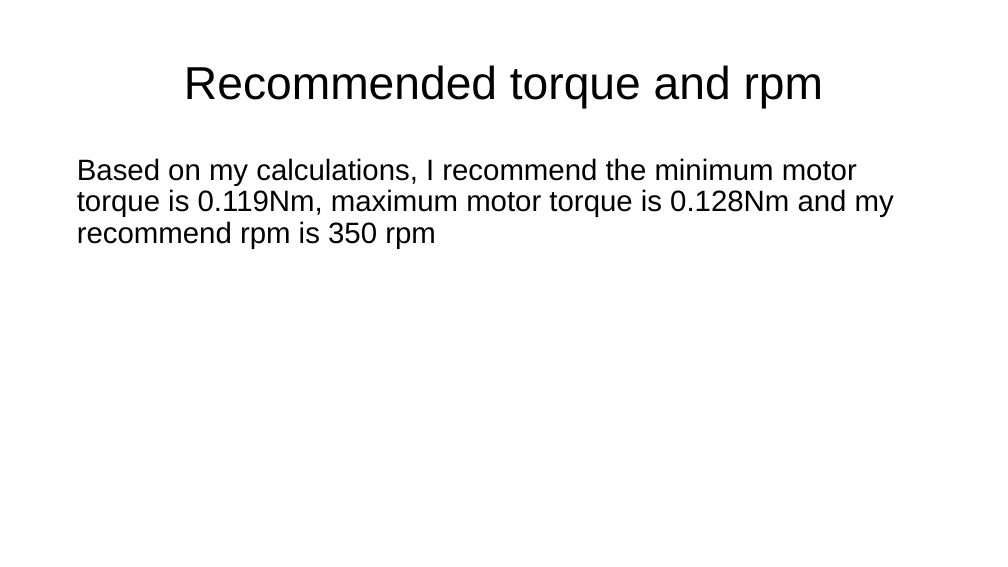
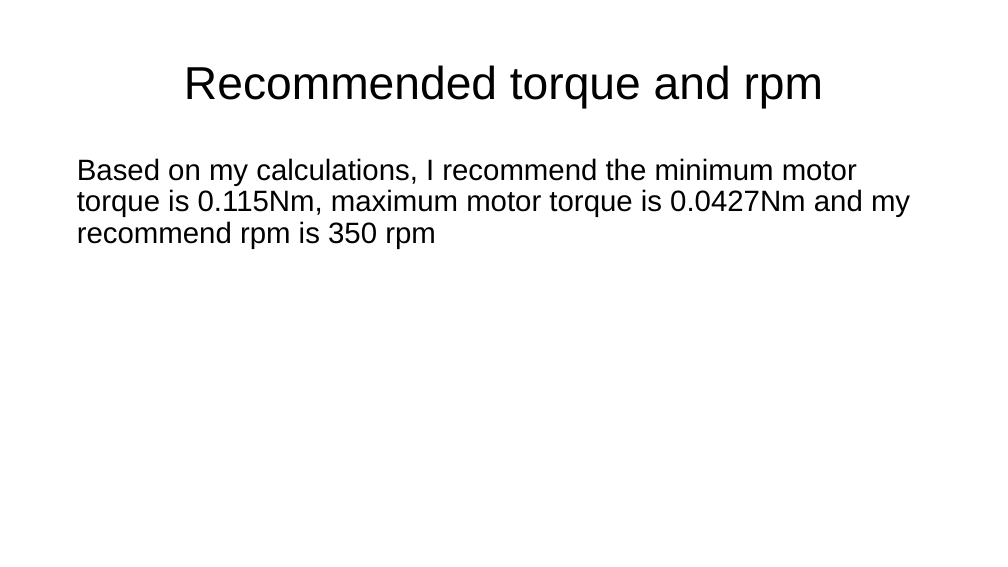
Before and after one commit to extinguishergeeks/xtinguisher.github.io, a slide deck: slide 11 of Tank Calculations.pptx. Drawn at 1008x567 pixels with LibreOffice and Linux fonts; fonts in the diff are those of the drawing. Boxes give left, top, right and bottom in pixels: in the first picture for what was removed or moved away, otherwise in the second. Text is boxed around its words. In the diff, an @@ line names an element or a change of style, - is before the commit and + after.

```diff
--- a/Tank Calculations.pptx
+++ b/Tank Calculations.pptx
@@ text at [77,158,910,249]: text changed @@
-Based on my calculations, I recommend the minimum motor torque is 0.119Nm, maximum motor torque is 0.128Nm and my recommend rpm is 350 rpm
+Based on my calculations, I recommend the minimum motor torque is 0.115Nm, maximum motor torque is 0.0427Nm and my recommend rpm is 350 rpm
```
Also in this commit, not shown: 6 other slides changed.
